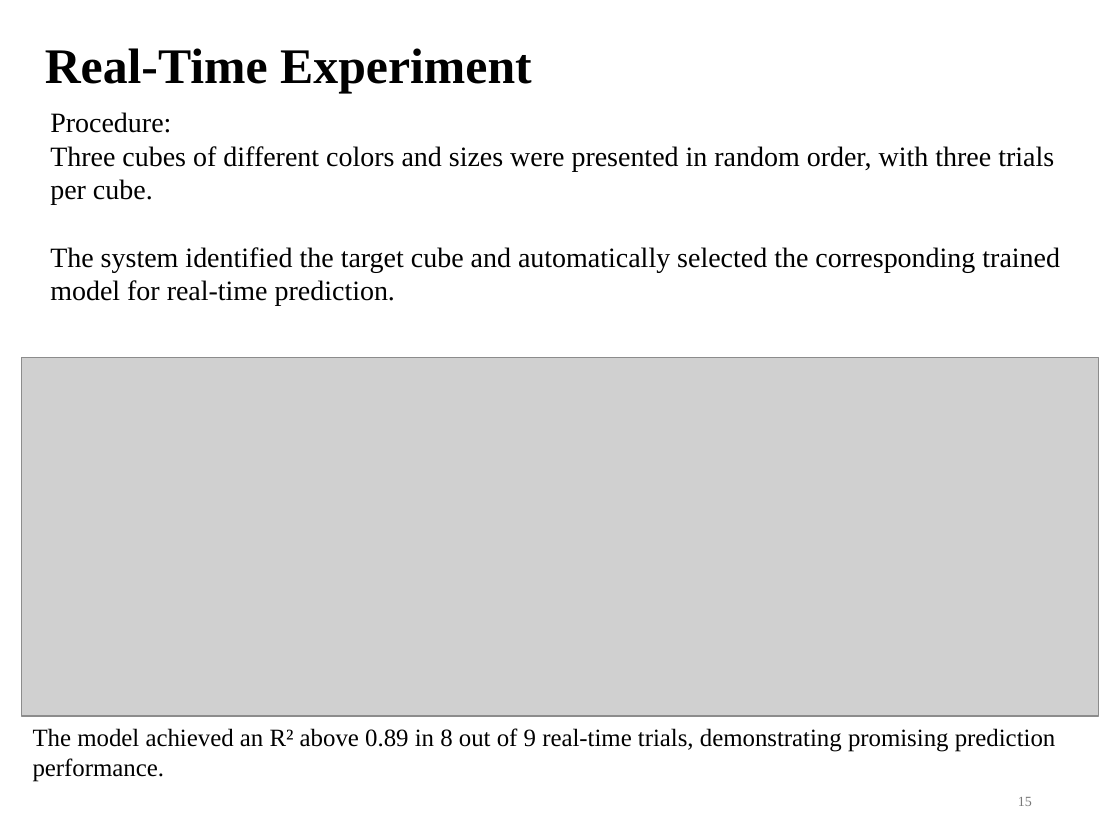
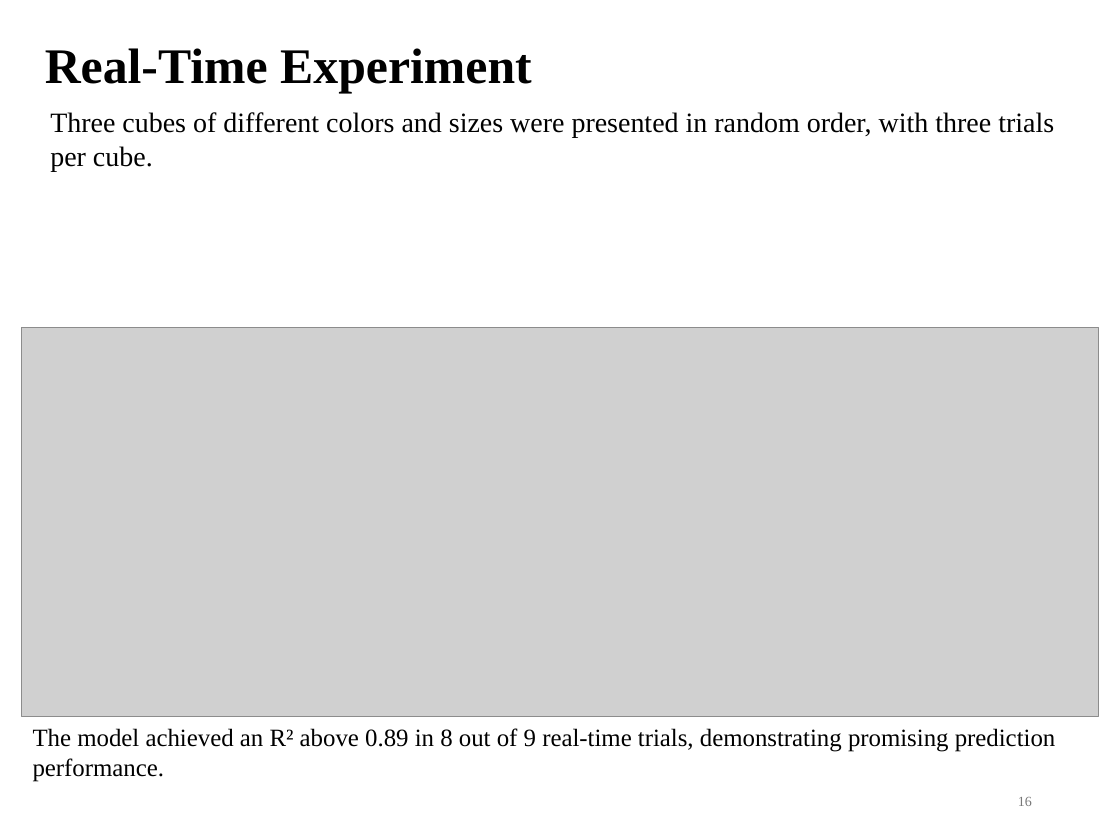
Before and after one commit to DiXiQing/Multimodal_Imitation_Learning, a slide deck: slide 16 of Zemi/2026-10-28v2-Di.pptx (slide 15 before the commit). Drawn at 1120x840 pixels with LibreOffice and Linux fonts; fonts in the diff are those of the drawing; grey boxes stand for pictures. Boxes give left, top, right and bottom in pixels: in the first picture for what was removed or moved away, otherwise in the second. Text is boxed around its words. In the diff, an @@ line names an element or a change of style, - is before the commit and + after.

```diff
--- a/Zemi/2026-10-28v2-Di.pptx
+++ b/Zemi/2026-10-28v2-Di.pptx
@@ text at [50, 112, 171, 133]: paragraph removed @@
-Procedure:
@@ text at [50, 247, 1060, 306]: paragraph removed @@
-The system identified the target cube and automatically selected the corresponding trained model for real-time prediction.
@@ picture: place and size @@
-picture at [21, 357, 1099, 716]
+picture at [21, 327, 1098, 716]
@@ page number at [1018, 797, 1032, 806]: text changed @@
-15
+16
```
Also in this commit, not shown: 12 other slides changed, 2 slides added, 1 slide removed, 24 other files.
